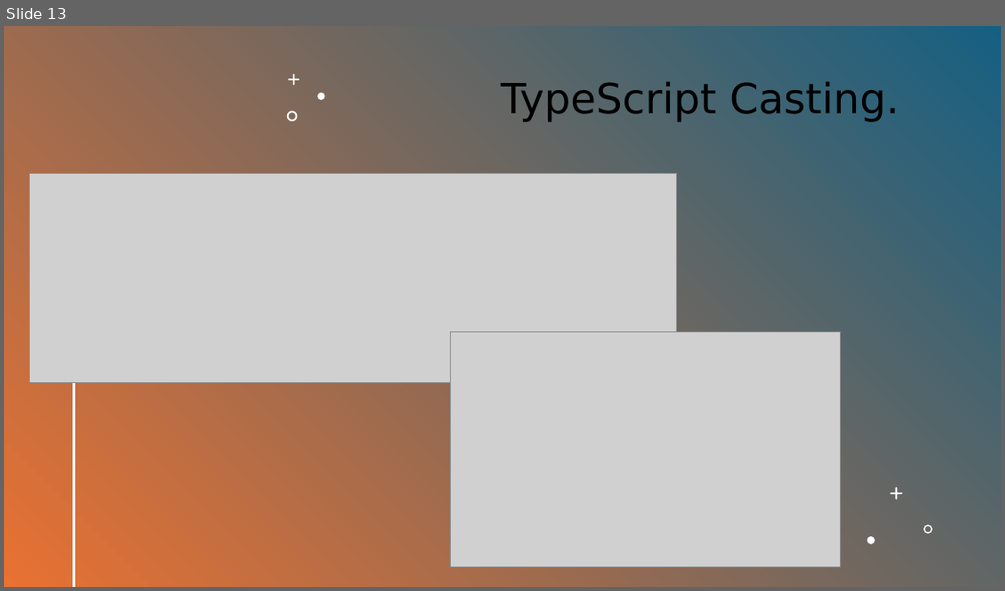
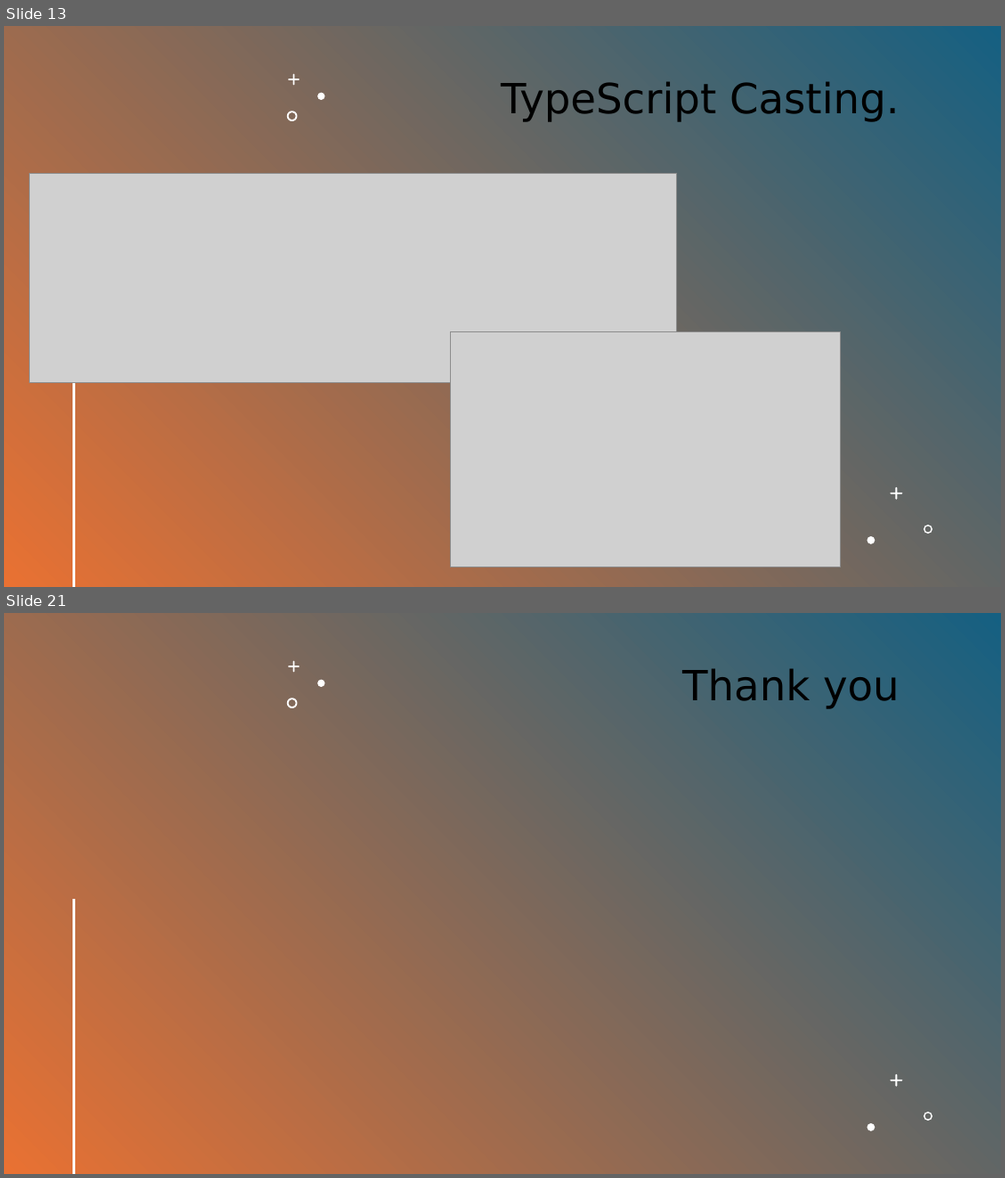
Before and after one commit to RumosProjetos/Acao84091, a slide deck: src/Fundamentos de HTML5, CSS e Javascript/TypeScript.pptx. Shown one above the other, each under a label of ours: slide 13 before the commit, slides 13 and 21 after it; the slides between them are not shown. The pictures are 1005x591 and 1005x1178 pixels, drawn with LibreOffice and Linux fonts; fonts in the diff are those of the drawing; grey boxes stand for pictures. Boxes give left, top, right and bottom in pixels: in the first picture for what was removed or moved away, otherwise in the second. Text is boxed around its words. In the diff, an @@ line names an element or a change of style, - is before the commit and + after.

```diff
--- a/src/Fundamentos de HTML5, CSS e Javascript/TypeScript.pptx
+++ b/src/Fundamentos de HTML5, CSS e Javascript/TypeScript.pptx
@@ slide 21 added at <box>4,613,1001,1174</box>, background #FFFFFF @@
@@ rectangle added at <box>4,613,1001,1174</box>, fill gradient #156082 to #E97132 @@
@@ freeform shape added at <box>288,661,299,672</box>, fill #FFFFFF @@
@@ freeform shape added at <box>317,680,324,687</box>, fill #FFFFFF @@
@@ title added at <box>682,668,899,709</box>, 40 pt, text #000000 @@
+Thank you
@@ freeform shape added at <box>287,698,297,708</box>, fill #FFFFFF @@
@@ line added from (74, 900) to (74, 1173), #FFFFFF 2 pt @@
@@ freeform shape added at <box>890,1074,903,1086</box>, fill #FFFFFF @@
@@ freeform shape added at <box>923,1111,933,1121</box>, fill #FFFFFF @@
@@ freeform shape added at <box>867,1123,874,1130</box>, fill #FFFFFF @@
```
Also in this commit, not shown: 5 slides changed, 2 other slides added.
